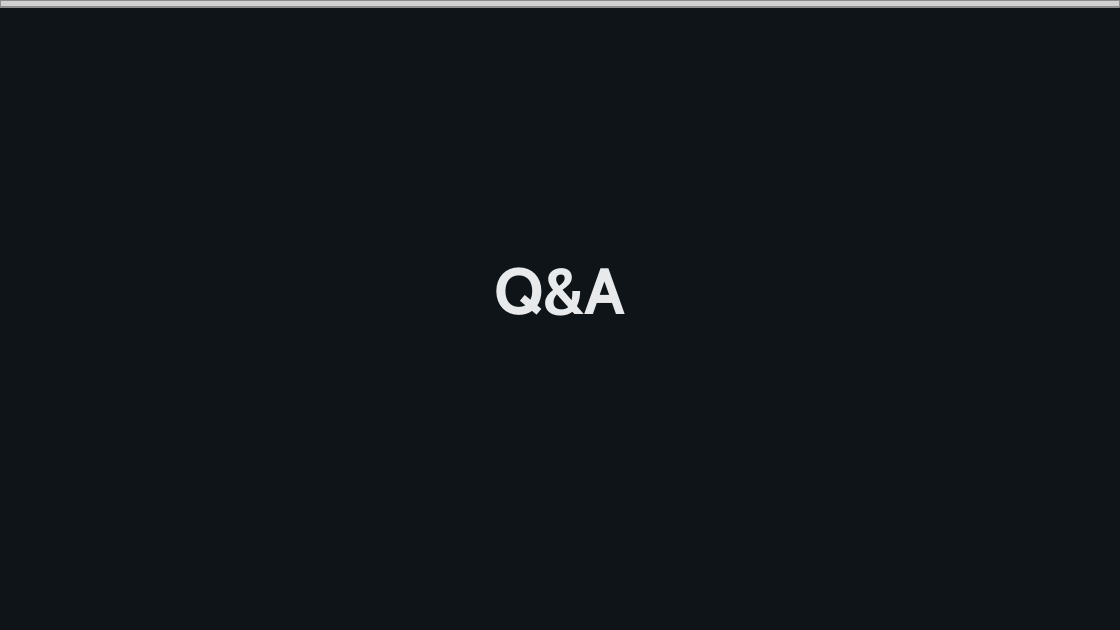
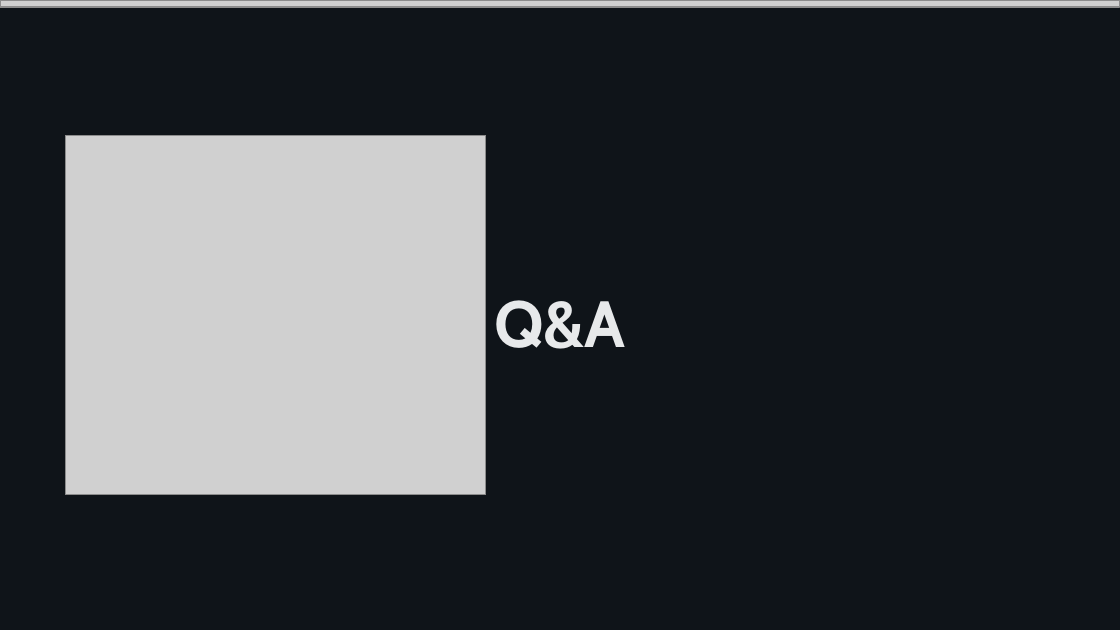
Before and after one commit to hsnyus-09/ts-backend-meetup, a slide deck: slide 22 of public/2601/session3.pptx (slide 21 before the commit). Drawn at 1120x630 pixels with LibreOffice and Linux fonts; fonts in the diff are those of the drawing; grey boxes stand for pictures. Boxes give left, top, right and bottom in pixels: in the first picture for what was removed or moved away, otherwise in the second. Text is boxed around its words. In the diff, an @@ line names an element or a change of style, - is before the commit and + after.

```diff
--- a/public/2601/session3.pptx
+++ b/public/2601/session3.pptx
@@ picture added at <box>65,136,485,495</box> @@
@@ text "Q&A": place and size @@
-text "Q&A" at <box>494,267,625,316</box>
+text "Q&A" at <box>494,300,625,349</box>
```
Also in this commit, not shown: 7 other slides changed, 3 slides added, 2 slides removed, 1 other file.
